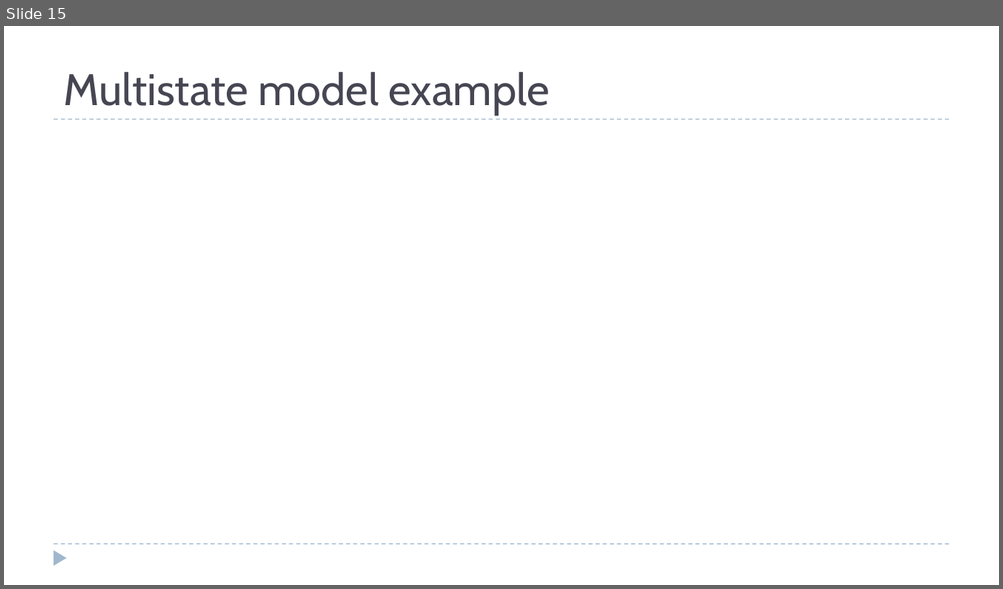
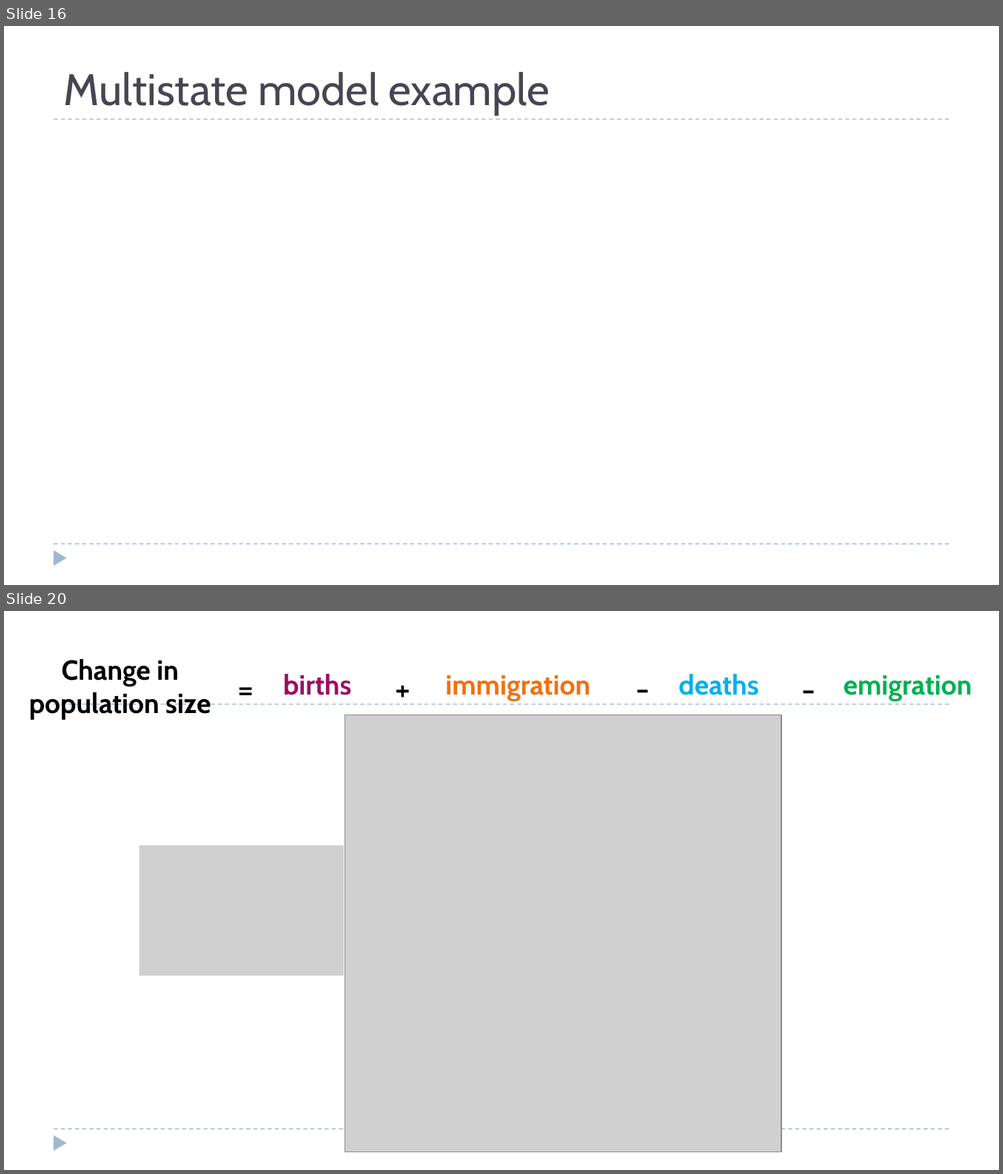
Before and after one commit to ssa200/ssa200.github.io, a slide deck: static/lectures/05_demo-data.pptx. Shown one above the other, each under a label of ours: slide 15 before the commit, slides 16 and 20 after it; the slides between them are not shown. The pictures are 1003x589 and 1003x1174 pixels, drawn with LibreOffice and Linux fonts; fonts in the diff are those of the drawing; grey boxes stand for pictures; background and template pictures are left out. Boxes give left, top, right and bottom in pixels: in the first picture for what was removed or moved away, otherwise in the second. Text is boxed around its words. In the diff, an @@ line names an element or a change of style, - is before the commit and + after.

```diff
--- a/static/lectures/05_demo-data.pptx
+++ b/static/lectures/05_demo-data.pptx
@@ slide 20 added at (4,611,999,1170), background #FFFFFF; not listed: 3 template elements that a slide beside it also shows @@
@@ group added at (29,659,972,719): 9 texts @@
+Change in population size
+births
+deaths
+immigration
+emigration
+=
++
+-
+-
@@ picture added at (345,715,782,1153) @@
@@ picture added at (139,846,344,976) @@
@@ what was slide 15 is now slide 16 @@
```
Also in this commit, not shown: 1 slide changed, 5 other slides added, 5 other files.
